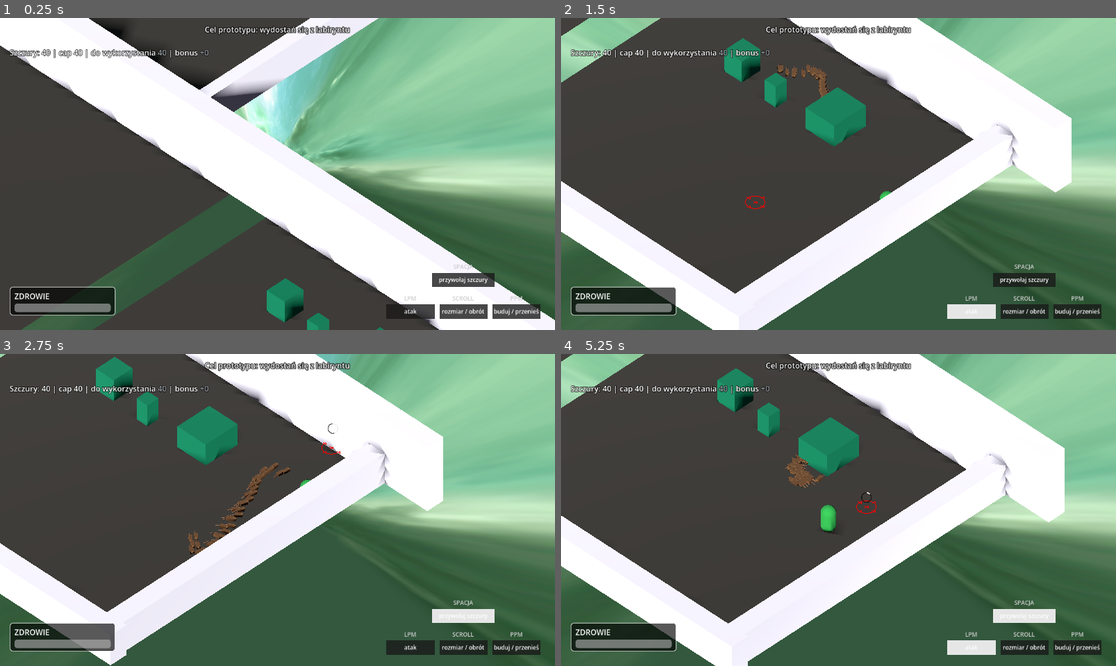
Above: before the commit, frames 1-4 (two rows, left to right).
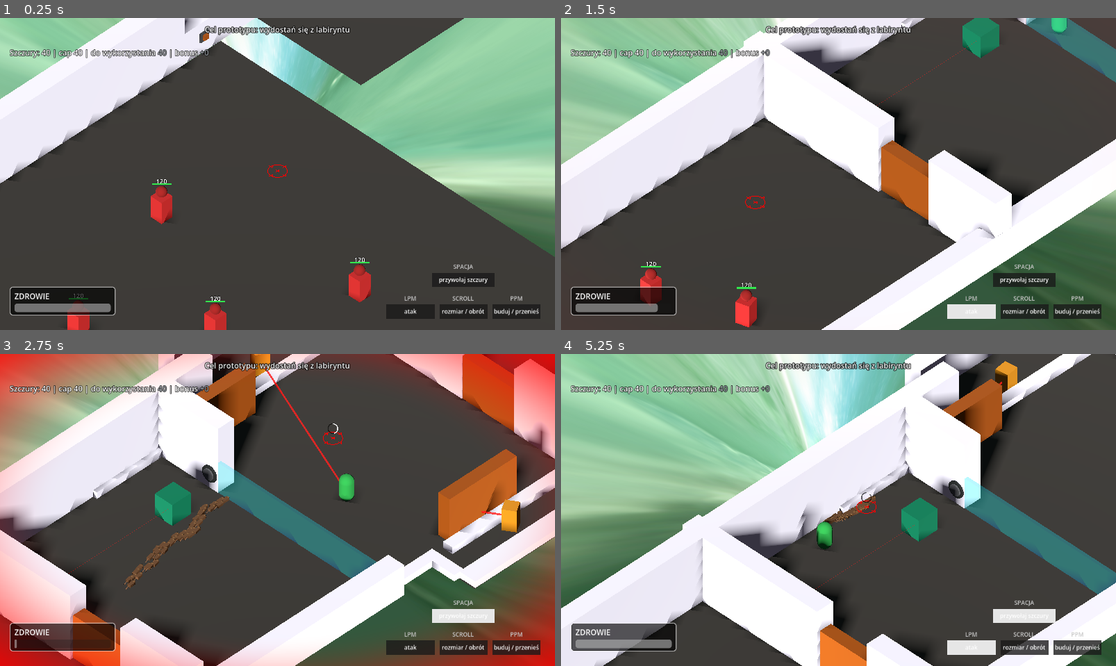
Above: after the commit, the same moments.

Repository: VirtuaIL/ZTGK-Prototyp
Game: Godot game, scene res://scenes/main.tscn
Same seed, same stepped clock (60 frames per second), same inputs: the game is played once before the commit and once after it.
Inputs (mouse positions are in pixels of both pictures, inside the frame that each line leads up to):
- Up to frame 1 (0.25 s): no input
- Up to frame 2 (1.5 s): tap Enter at 0.5 s; move the mouse to (960, 158) at 0.52 s; hold D (move_right) 0.53-1.25 s; hold Space (recall_rats) 0.53-1.25 s; click (960, 158) at 0.67 s; drag from (727, 189) to (810, 236) at 1.27 s
- Up to frame 3 (2.75 s): move the mouse to (333, 441) at 2.02 s; hold D (move_right) from 2.03 s (still down); hold Space (recall_rats) from 2.03 s (still down); click (333, 441) at 2.17 s
- Up to frame 4 (5.25 s): release D (move_right) at 2.75 s; release Space (recall_rats) at 2.75 s; drag from (810, 572) to (672, 463) at 2.77 s; move the mouse to (1005, 556) at 3.52 s; hold A (move_left) 3.53-4.25 s; hold Space (recall_rats) 3.53-4.25 s; click (1005, 556) at 3.67 s; drag from (672, 463) to (755, 432) at 4.27 s; move the mouse to (866, 510) at 5.02 s; hold S (move_back) from 5.03 s (still down); hold Space (recall_rats) from 5.03 s (still down); click (866, 510) at 5.17 s

The runs differ from the first frame. In frame 1, 50% of the frame differs, in the area x 0-100%, y 0-100%; in frame 2, 68%; in frame 3, 82%; in frame 4, 85%.

Commit message:
fix: changin the H-menu tips for controls

Diff:
--- a/scenes/main.tscn
+++ b/scenes/main.tscn
@@ -102,6 +102,7 @@
 
 [node name="Main" type="Node3D" unique_id=709470400]
 script = ExtResource("1_script")
+cam_look_ahead_max = 4.0
 
 [node name="WorldEnvironment" type="WorldEnvironment" parent="." unique_id=746167855]
 environment = SubResource("Environment_1")
@@ -117,7 +118,7 @@
 size = 16.0
 
 [node name="Player" parent="." unique_id=1407634471 instance=ExtResource("2_player")]
-transform = Transform3D(1, 0, 0, 0, 1, 0, 0, 0, 1, -5.915739, -1.1444092e-05, -10.763271)
+transform = Transform3D(1, 0, 0, 0, 1, 0, 0, 0, 1, -37.751343, -1.1444092e-05, -177.39676)
 
 [node name="RatManager" type="Node3D" parent="." unique_id=169060230]
 script = ExtResource("4_rat_man")
@@ -452,7 +453,7 @@
 transform = Transform3D(1.5, 0, 0, 0, 1.494, 0, 0, 0, 1.453, 4.1438465, 0, -134.76125)
 
 [node name="door45" parent="walls" unique_id=1290871580 instance=ExtResource("11_ya4ey")]
-transform = Transform3D(-8.742278e-08, 0, 1.453, 0, 0.7, 0, -2, 0, -6.3512644e-08, 7.3332405, 0, -128.76999)
+transform = Transform3D(-8.742278e-08, 0, 1.453, 0, 0.149, 0, -2, 0, -6.3512644e-08, 7.3332405, 0, -128.76999)
 
 [node name="door46" parent="walls" unique_id=122464070 instance=ExtResource("11_ya4ey")]
 transform = Transform3D(-8.742278e-08, 0, 1.453, 0, 0.7, 0, -2, 0, -6.3512644e-08, -14.981064, 0, -129.24985)
@@ -462,6 +463,9 @@
 
 [node name="door37" parent="walls" unique_id=137346768 instance=ExtResource("11_ya4ey")]
 transform = Transform3D(0.14032695, 0, 0, 0, 0.14941555, 0, 0, 0, 22.629593, 4.827669, 0, -115.287384)
+
+[node name="door47" parent="walls" unique_id=1717660781 instance=ExtResource("11_ya4ey")]
+transform = Transform3D(-6.119594e-09, 0, 2, 0, 0.149, 0, -0.14, 0, -8.742278e-08, 5.9851456, 0, -123.98636)
 
 [node name="door25" parent="walls" unique_id=1804874253 instance=ExtResource("11_ya4ey")]
 transform = Transform3D(0.14032695, 0, 0, 0, 0.14941555, 0, 0, 0, 22.629593, -11.160522, 0, -124.37242)
--- a/scripts/main.gd
+++ b/scripts/main.gd
@@ -8,6 +8,11 @@
 var ppm_rect_val: ColorRect
 var space_rect_val: ColorRect
 var cheatsheet_panel: Panel
+var cheatsheet_margin: MarginContainer
+var cheatsheet_body: RichTextLabel
+var cheatsheet_vbox: VBoxContainer
+var cheatsheet_title: Label
+var cheatsheet_hint: Label
 var goal_label: Label
 var rat_count_label: RichTextLabel
 var recall_indicator: Control
@@ -16,6 +21,19 @@
 var _recall_triggered: bool = false
 var _scroll_highlight_timer: float = 0.0
 
+# ── UI Theme ──────────────────────────────────────────────────────────────────
+const UI_BG: Color = Color(0.06, 0.06, 0.07, 0.85)
+const UI_BG_STRONG: Color = Color(0.09, 0.09, 0.1, 0.9)
+const UI_BORDER: Color = Color(0.6, 0.6, 0.6, 0.6)
+const UI_TEXT: Color = Color(0.95, 0.95, 0.95)
+const UI_MUTED: Color = Color(0.78, 0.78, 0.78)
+
+# ── Camera look-ahead ─────────────────────────────────────────────────────────
+@export var cam_look_ahead_max: float = 2.0
+@export var cam_look_ahead_deadzone: float = 0.2
+@export var cam_look_ahead_smooth: float = 6.0
+var _cam_look_ahead: Vector3 = Vector3.ZERO
+
 @onready var player: CharacterBody3D = $Player
 @onready var rat_manager: Node3D = $RatManager
 @onready var stratagem_system: Node = $StratagemSystem
@@ -26,6 +44,7 @@
 func _ready() -> void:
 	_setup_input_map()
 	_init_game()
+	get_viewport().size_changed.connect(_refresh_cheatsheet_size)
 
 
 func _init_game() -> void:
@@ -63,12 +82,12 @@
 	var title_lbl = Label.new()
 	title_lbl.text = title
 	title_lbl.horizontal_alignment = HORIZONTAL_ALIGNMENT_CENTER
-	title_lbl.add_theme_color_override("font_color", Color(0.8, 0.8, 0.8))
+	title_lbl.add_theme_color_override("font_color", UI_MUTED)
 	title_lbl.add_theme_font_size_override("font_size", 12)
 
 	var rect = ColorRect.new()
 	rect.custom_minimum_size = Vector2(100, 30)
-	rect.color = Color(0.1, 0.1, 0.1, 0.8)
+	rect.color = UI_BG_STRONG
 
 	var val_lbl = Label.new()
 	val_lbl.text = "-"
@@ -134,12 +153,12 @@
 	cheatsheet_panel = panel
 	panel.visible = false
 	panel.set_anchors_preset(Control.PRESET_TOP_LEFT)
-	panel.position = Vector2(20, 20)
-	panel.custom_minimum_size = Vector2(380, 340)
+	panel.position = Vector2(20, 95)
+	panel.custom_minimum_size = Vector2(380, 300)
 
 	var style := StyleBoxFlat.new()
-	style.bg_color = Color(0.05, 0.05, 0.06, 0.85)
-	style.border_color = Color(0.6, 0.6, 0.6, 0.6)
+	style.bg_color = UI_BG
+	style.border_color = UI_BORDER
 	style.border_width_left = 2
 	style.border_width_right = 2
 	style.border_width_top = 2
@@ -151,6 +170,7 @@
 	panel.add_theme_stylebox_override("panel", style)
 
 	var margin = MarginContainer.new()
+	cheatsheet_margin = margin
 	margin.add_theme_constant_override("margin_left", 12)
 	margin.add_theme_constant_override("margin_right", 12)
 	margin.add_theme_constant_override("margin_top", 12)
@@ -158,30 +178,84 @@
 	panel.add_child(margin)
 
 	var vbox = VBoxContainer.new()
-	vbox.add_theme_constant_override("separation", 6)
+	cheatsheet_vbox = vbox
+	vbox.add_theme_constant_override("separation", 10)
+	vbox.size_flags_horizontal = Control.SIZE_EXPAND_FILL
+	vbox.size_flags_vertical = Control.SIZE_EXPAND_FILL
 	margin.add_child(vbox)
 
 	var title = Label.new()
-	title.text = "STEROWANIE (H – pokaż/ukryj)"
-	title.add_theme_color_override("font_color", Color(0.95, 0.95, 0.95))
+	cheatsheet_title = title
+	title.text = "STEROWANIE"
+	title.add_theme_color_override("font_color", UI_TEXT)
+	title.add_theme_font_size_override("font_size", 14)
 	vbox.add_child(title)
 
-	var body = Label.new()
+	var body = RichTextLabel.new()
+	cheatsheet_body = body
+	body.bbcode_enabled = true
+	body.fit_content = true
+	body.scroll_active = false
 	body.autowrap_mode = TextServer.AUTOWRAP_WORD
+	body.size_flags_horizontal = Control.SIZE_EXPAND_FILL
+	body.size_flags_vertical = Control.SIZE_SHRINK_BEGIN
 	body.text = \
-		"WASD – ruch\n" + \
-		"SPACJA (przytrzymaj 1.5s) – przywołaj wszystkie szczury\n\n" + \
-		"MYSZ\n" + \
-		"LPM (przytrzymaj) – atak (okrąg wokół kursora)\n" + \
-		"PPM (ciągnij) – rysuj strukturę / przenieś obiekt\n" + \
-		"Scroll – rozmiar pędzla (obrót przy przenoszeniu)\n\n" + \
-		"DEBUG\n" + \
-		"F2 – przełącz tryb pasywny wrogów"
-	body.add_theme_color_override("font_color", Color(0.9, 0.9, 0.9))
+		"[b]Ruch[/b]\n" + \
+		"WASD — ruch\n" + \
+		"SPACJA (przytrzymaj 1.5s) — przywołaj wszystkie szczury\n" + \
+		"\n[b]Mysz[/b]\n" + \
+		"LPM (przytrzymaj) — atak (okrąg wokół kursora)\n" + \
+		"PPM (ciągnij) — rysuj strukturę lub przenieś obiekt\n" + \
+		"Scroll — rozmiar pędzla (obrót przy przenoszeniu)\n" + \
+		"\n[b]Inne[/b]\n" + \
+		"H — pokaż/ukryj pomoc\n" + \
+		"F2 — tryb pasywny wrogów"
+	body.add_theme_color_override("default_color", UI_TEXT)
+	body.add_theme_color_override("font_outline_color", Color(0, 0, 0, 0.5))
+	body.add_theme_constant_override("outline_size", 2)
 	vbox.add_child(body)
+
+	var hint = Label.new()
+	cheatsheet_hint = hint
+	hint.text = "H — pokaż/ukryj pomoc"
+	hint.add_theme_color_override("font_color", UI_MUTED)
+	hint.add_theme_font_size_override("font_size", 11)
+	vbox.add_child(hint)
 
 	layer.add_child(panel)
 	add_child(layer)
+	call_deferred("_refresh_cheatsheet_size")
+
+func _refresh_cheatsheet_size() -> void:
+	if not cheatsheet_panel or not cheatsheet_margin or not cheatsheet_body or not cheatsheet_vbox or not cheatsheet_title or not cheatsheet_hint:
+		return
+	# Fit panel to its content, but keep it on-screen and reasonably wide.
+	var vp_size: Vector2 = get_viewport().get_visible_rect().size
+	var max_w: float = max(320.0, vp_size.x - 40.0)
+	var target_w: float = clampf(460.0, 320.0, max_w)
+
+	var m_left: int = cheatsheet_margin.get_theme_constant("margin_left")
+	var m_right: int = cheatsheet_margin.get_theme_constant("margin_right")
+	var m_top: int = cheatsheet_margin.get_theme_constant("margin_top")
+	var m_bottom: int = cheatsheet_margin.get_theme_constant("margin_bottom")
+	var sep: int = cheatsheet_vbox.get_theme_constant("separation")
+
+	var content_w: float = max(200.0, target_w - float(m_left + m_right))
+	cheatsheet_body.custom_minimum_size = Vector2(content_w, 0.0)
+
+	var title_h: float = cheatsheet_title.get_minimum_size().y
+	var hint_h: float = cheatsheet_hint.get_minimum_size().y
+	var body_h: float = cheatsheet_body.get_content_height()
+
+	var desired_h: float = float(m_top + m_bottom) + title_h + float(sep) + body_h + float(sep) + hint_h
+	var max_h: float = max(200.0, vp_size.y - 40.0)
+	var final_h: float = min(desired_h, max_h)
+
+	cheatsheet_body.fit_content = desired_h <= max_h
+	cheatsheet_body.scroll_active = desired_h > max_h
+
+	cheatsheet_panel.custom_minimum_size = Vector2(target_w, final_h)
+	cheatsheet_panel.size = cheatsheet_panel.custom_minimum_size
 
 func _setup_goal_ui() -> void:
 	var layer = CanvasLayer.new()
@@ -291,9 +365,25 @@
 				var cursor_world := ray_origin + ray_dir * t
 				focus = player.position.lerp(cursor_world, 1.0 / 6.0)
 
+		# Look-ahead based on cursor position on screen (biased to where you point)
+		var viewport_size: Vector2 = get_viewport().get_visible_rect().size
+		if viewport_size.x > 0.0 and viewport_size.y > 0.0:
+			var center := viewport_size * 0.5
+			var norm := (mouse_pos - center) / center
+			norm.x = clampf(norm.x, -1.0, 1.0)
+			norm.y = clampf(norm.y, -1.0, 1.0)
+			if norm.length() < cam_look_ahead_deadzone:
+				norm = Vector2.ZERO
+
+			# Map screen space to world XZ (isometric camera)
+			var desired := Vector3(norm.x, 0.0, norm.y) * cam_look_ahead_max
+			_cam_look_ahead = _cam_look_ahead.lerp(desired, 1.0 - exp(-cam_look_ahead_smooth * delta))
+		else:
+			_cam_look_ahead = _cam_look_ahead.lerp(Vector3.ZERO, 1.0 - exp(-cam_look_ahead_smooth * delta))
+
 		# Keep constant offset angle
 		var offset := Vector3(10, 12, 10)
-		cam.position = cam.position.lerp(focus + offset, 0.03)
+		cam.position = cam.position.lerp(focus + offset + _cam_look_ahead, 0.03)
 
 		# Force strict isometric angle by looking parallel to the offset vector
 		var current_focus := cam.position - offset
